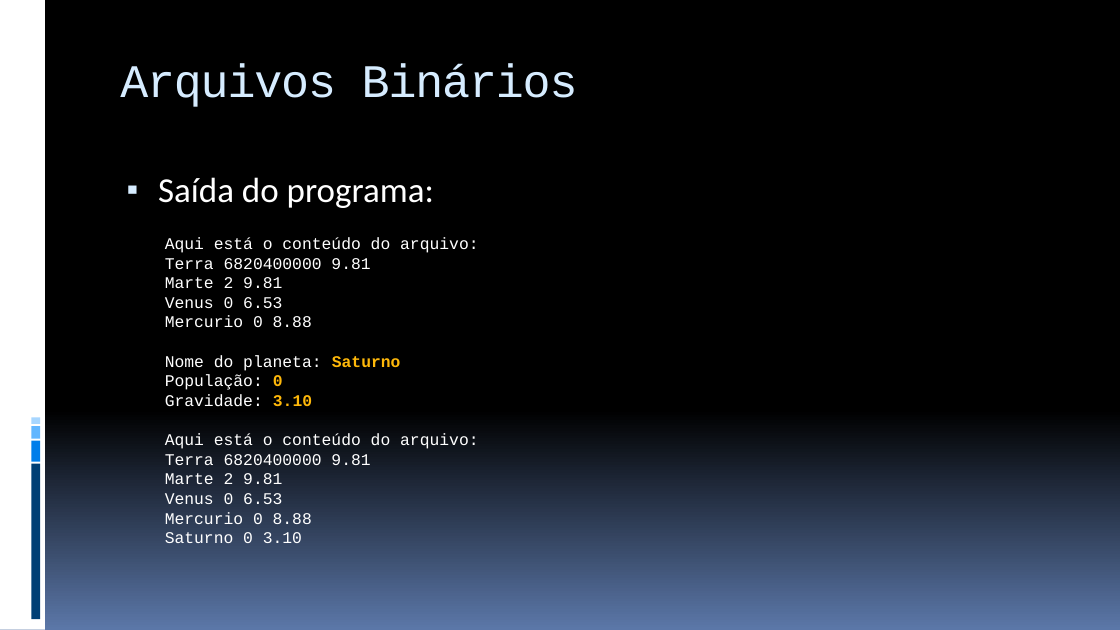
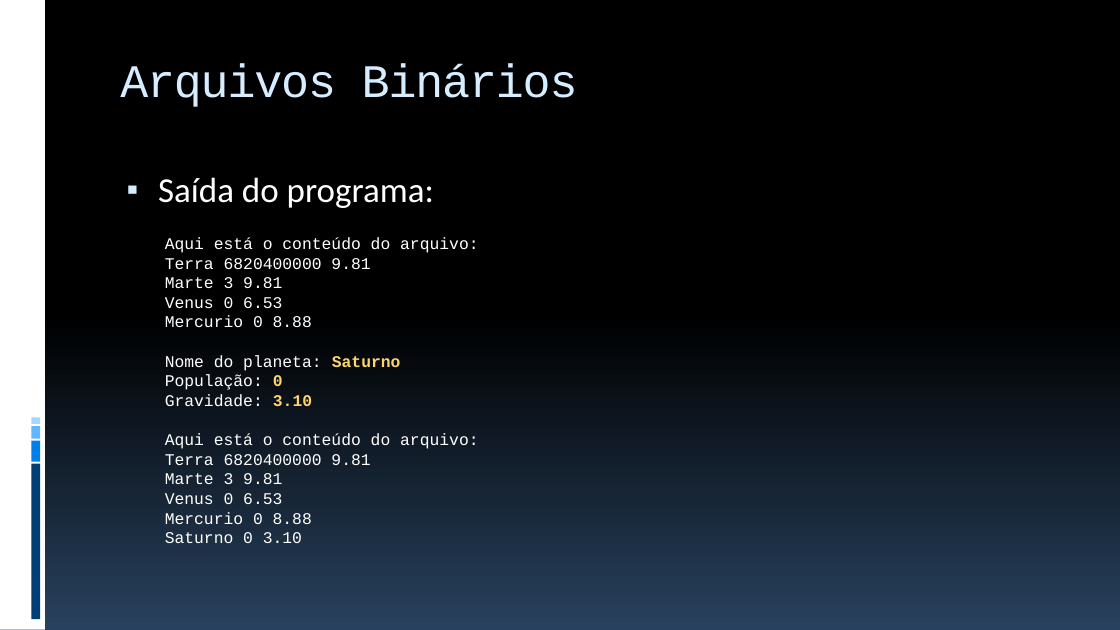
Before and after one commit to JudsonSS/ProgComp, a slide deck: slide 14 of Slides/24. Arquivos Binários.pptx. Drawn at 1120x630 pixels with LibreOffice and Linux fonts; fonts in the diff are those of the drawing. Boxes give left, top, right and bottom in pixels: in the first picture for what was removed or moved away, otherwise in the second. Text is boxed around its words. In the diff, an @@ line names an element or a change of style, - is before the commit and + after.

```diff
--- a/Slides/24. Arquivos Binários.pptx
+++ b/Slides/24. Arquivos Binários.pptx
@@ background gradient #000000 to #5B77A8 to gradient #000000 to #28415E @@
@@ text at bbox=[165, 277, 282, 288]: text changed @@
-Marte 2 9.81
+Marte 3 9.81
@@ text at bbox=[165, 355, 401, 407]: text colour #FEB80A to #FED46C in "Saturno", "0", "3.10" @@
@@ text at bbox=[165, 473, 282, 484]: text changed @@
-Marte 2 9.81
+Marte 3 9.81
```
Also in this commit, not shown: 18 other slides changed, 5 other files.
